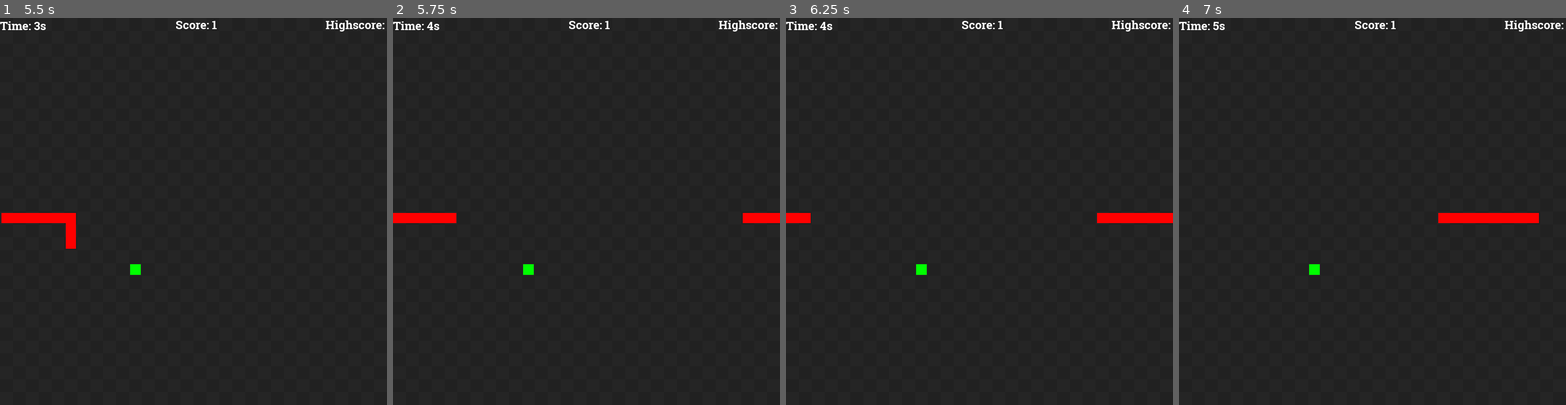
Above: before the commit, frames 1-4 (left to right).
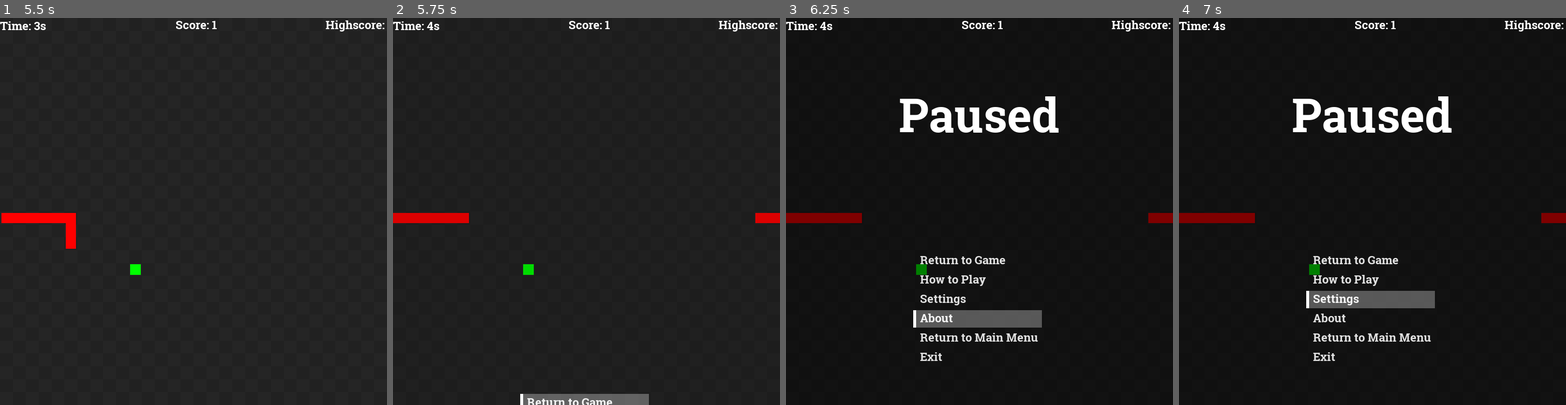
Above: after the commit, the same moments.

Repository: vesk4000/Godol-Snake
Game: Godot game, scene res://Level.tscn
The game is run twice, just before and just after one commit, with the same random seed, the same clock (stepped at 60 frames per second) and the same inputs.
Inputs (mouse positions are in pixels of both pictures, inside the frame that each line leads up to):
- Up to frame 1 (5.5 s): click "How to Play" at 0.5 s; click "Play" at 1.25 s; move the mouse to (278, 192) at 2.02 s; hold Right (ui_right) 2.03-2.78 s; hold Shift (sprint) 2.03-2.78 s; move the mouse to (116, 230) at 2.77 s; hold Down (ui_down) 2.78-3.53 s; tap Shift (sprint) at 2.85, 4.35 s; move the mouse to (232, 126) at 3.52 s; hold Right (ui_right) 3.53-4.28 s; hold Shift (sprint) 3.53-4.28 s; move the mouse to (174, 288) at 4.27 s; hold Up (ui_up) 4.28-5.03 s; move the mouse to (309, 269) at 5.02 s; hold Left (ui_left) from 5.03 s (still down); hold Shift (sprint) from 5.03 s (still down)
- Up to frame 2 (5.75 s): keep holding Left (ui_left); keep holding Shift (sprint); tap Escape (pause, bound only after the commit) at 5.65 s
- Up to frame 3 (6.25 s): release Left (ui_left) at 5.75 s; release Shift (sprint) at 5.75 s; click (979, 401) at 5.75 s, where only the run after the commit has a clickable "Return to Game"
- Up to frame 4 (7 s): click (1372, 300) at 6.5 s, where only the run after the commit has a clickable "Settings"

Frame 1 is identical in both runs. In frame 2, 1.8% of the frame differs, in the area x 0-100%, y 50-100%; in frame 3, 5.2%; in frame 4, 5.6%, in the area x 0-100%, y 1-89%.

Commit message:
Added Pause Menu

Diff:
--- a/Godol' Snake/Global.gd
+++ b/Godol' Snake/Global.gd
@@ -5,6 +5,8 @@
 var tile_padding = 2
 
 var rng = RandomNumberGenerator.new()
+
+onready var SnakeHead = get_node("../Level/Node2D/SnakeHead")
 
 # Globalise screen_width and screen_height
 var screen_width = ProjectSettings.get_setting("display/window/size/width") \
@@ -23,6 +25,14 @@
 	OS.window_size = Vector2(OS.window_size.x, _new_value)
 func _get_screen_height():
 	return ProjectSettings.get_setting("display/window/size/height")
+
+const MenuPause = preload("res://UI/MenuPause.tscn")
+
+func _process(_delta):
+	if Input.is_action_just_pressed("pause") and SnakeHead.game_state != SnakeHead.GameStates.PAUSED:
+		SnakeHead.game_state = SnakeHead.GameStates.PAUSED
+		var menu_pause = MenuPause.instance()
+		get_parent().get_node("Level/GUI").add_child(menu_pause)
 
 
 func setup_rects(var _self):
--- a/Godol' Snake/UI/MainMenu.gd
+++ b/Godol' Snake/UI/MainMenu.gd
@@ -26,6 +26,7 @@
 
 func open_how_to_play():
 	var menu_how_to_play = MenuHowToPlay.instance()
+	menu_how_to_play.last_menu_path = filename
 	get_node("../").add_child(menu_how_to_play)
 	queue_free()
 
--- a/Godol' Snake/UI/MenuHowToPlay.gd
+++ b/Godol' Snake/UI/MenuHowToPlay.gd
@@ -2,6 +2,7 @@
 
 const PauseBackground = preload("res://UI/PauseBackground.tscn")
 var pause_background
+var last_menu_path
 
 
 func _ready():
@@ -17,8 +18,8 @@
 	pause_background.close()
 
 func close_menu():
-	var MainMenu = load("res://UI/MainMenu.tscn")
-	var main_menu = MainMenu.instance()
-	get_parent().add_child(main_menu)
-	main_menu.get_node("VBoxContainer/CenterContainer2/VBoxContainer/Button2").grab_focus()
+	var LastMenu = load(last_menu_path)
+	var last_menu = LastMenu.instance()
+	get_parent().add_child(last_menu)
+	#main_menu.get_node("VBoxContainer/CenterContainer2/VBoxContainer/Button2").grab_focus()
 	queue_free()
--- /dev/null
+++ b/Godol' Snake/UI/MenuPause.gd
@@ -0,0 +1,55 @@
+extends Control
+
+
+const PauseBackground = preload("res://UI/PauseBackground.tscn")
+const MenuHowToPlay = preload("res://UI/MenuHowToPlay.tscn")
+var pause_background
+var in_animation = false
+var run_after_close
+
+func _ready():
+	in_animation = true
+	Global.quick_tween($VBoxContainer, "rect_position",
+		Vector2(0, -600), Vector2(0, 0), 0.25, "end_animation", self)
+	Global.quick_tween($VBoxContainer, "rect_size",
+			Vector2(600, 1800), Vector2(600, 600), 0.25)
+	pause_background = PauseBackground.instance()
+	get_parent().add_child(pause_background)
+	get_parent().move_child(pause_background, self.get_index() - 1)
+
+func close(_run_after_close = ""):
+	if in_animation:
+		return
+	in_animation = true
+	run_after_close = _run_after_close
+	pause_background.close()
+	Global.quick_tween($VBoxContainer, "rect_position",
+			Vector2(0, 0), Vector2(0, -600), 0.25, "close_final", self)
+	Global.quick_tween($VBoxContainer, "rect_size",
+			Vector2(600, 600), Vector2(600, 1800), 0.25)
+
+func close_final():
+	call(run_after_close)
+	queue_free()
+
+func end_animation():
+	in_animation = false
+
+func _process(delta):
+	if Input.is_action_just_pressed("pause"):
+		close("return_to_game_final")
+
+func return_to_game_final():
+	Global.SnakeHead.game_state = Global.SnakeHead.GameStates.RUNNING
+
+func _on_Button_pressed():
+	close("return_to_game_final")
+
+
+func _on_Button2_pressed():
+	close("open_how_to_play")
+
+func open_how_to_play():
+	var menu_how_to_play = MenuHowToPlay.instance()
+	menu_how_to_play.last_menu_path = filename
+	get_node("../").add_child(menu_how_to_play)
--- /dev/null
+++ b/Godol' Snake/UI/MenuPause.tscn
@@ -0,0 +1,85 @@
+[gd_scene load_steps=4 format=2]
+
+[ext_resource path="res://UI/Fonts/TitleFont.tres" type="DynamicFont" id=1]
+[ext_resource path="res://UI/MenuButton.tscn" type="PackedScene" id=2]
+[ext_resource path="res://UI/MenuPause.gd" type="Script" id=3]
+
+[node name="MenuPause" type="Control"]
+anchor_right = 1.0
+anchor_bottom = 1.0
+script = ExtResource( 3 )
+__meta__ = {
+"_edit_use_anchors_": false
+}
+
+[node name="VBoxContainer" type="VBoxContainer" parent="."]
+margin_right = 600.0
+margin_bottom = 600.0
+__meta__ = {
+"_edit_use_anchors_": false
+}
+
+[node name="CenterContainer" type="CenterContainer" parent="VBoxContainer"]
+margin_right = 600.0
+margin_bottom = 298.0
+size_flags_horizontal = 3
+size_flags_vertical = 3
+
+[node name="Label" type="Label" parent="VBoxContainer/CenterContainer"]
+margin_left = 175.0
+margin_top = 101.0
+margin_right = 425.0
+margin_bottom = 197.0
+custom_fonts/font = ExtResource( 1 )
+text = "Paused"
+
+[node name="CenterContainer2" type="CenterContainer" parent="VBoxContainer"]
+margin_top = 302.0
+margin_right = 600.0
+margin_bottom = 600.0
+size_flags_horizontal = 3
+size_flags_vertical = 3
+
+[node name="VBoxContainer" type="VBoxContainer" parent="VBoxContainer/CenterContainer2"]
+margin_left = 203.0
+margin_top = 61.0
+margin_right = 396.0
+margin_bottom = 237.0
+
+[node name="Button" parent="VBoxContainer/CenterContainer2/VBoxContainer" instance=ExtResource( 2 )]
+margin_right = 193.0
+margin_bottom = 26.0
+text = "Return to Game"
+default_for_focus = true
+
+[node name="Button2" parent="VBoxContainer/CenterContainer2/VBoxContainer" instance=ExtResource( 2 )]
+margin_top = 30.0
+margin_right = 193.0
+margin_bottom = 56.0
+text = "How to Play"
+
+[node name="Button3" parent="VBoxContainer/CenterContainer2/VBoxContainer" instance=ExtResource( 2 )]
+margin_top = 60.0
+margin_right = 193.0
+margin_bottom = 86.0
+text = "Settings"
+
+[node name="Button4" parent="VBoxContainer/CenterContainer2/VBoxContainer" instance=ExtResource( 2 )]
+margin_top = 90.0
+margin_right = 193.0
+margin_bottom = 116.0
+text = "About"
+
+[node name="Button5" parent="VBoxContainer/CenterContainer2/VBoxContainer" instance=ExtResource( 2 )]
+margin_top = 120.0
+margin_right = 193.0
+margin_bottom = 146.0
+text = "Return to Main Menu"
+
+[node name="Button6" parent="VBoxContainer/CenterContainer2/VBoxContainer" instance=ExtResource( 2 )]
+margin_top = 150.0
+margin_right = 193.0
+margin_bottom = 176.0
+text = "Exit"
+[connection signal="pressed" from="VBoxContainer/CenterContainer2/VBoxContainer/Button" to="." method="_on_Button_pressed"]
+[connection signal="pressed" from="VBoxContainer/CenterContainer2/VBoxContainer/Button2" to="." method="_on_Button2_pressed"]
--- a/Godol' Snake/project.godot
+++ b/Godol' Snake/project.godot
@@ -41,9 +41,43 @@
 
 [input]
 
+ui_left={
+"deadzone": 0.5,
+"events": [ Object(InputEventKey,"resource_local_to_scene":false,"resource_name":"","device":0,"alt":false,"shift":false,"control":false,"meta":false,"command":false,"pressed":false,"scancode":16777231,"unicode":0,"echo":false,"script":null)
+, Object(InputEventJoypadButton,"resource_local_to_scene":false,"resource_name":"","device":0,"button_index":14,"pressure":0.0,"pressed":false,"script":null)
+, Object(InputEventKey,"resource_local_to_scene":false,"resource_name":"","device":0,"alt":false,"shift":false,"control":false,"meta":false,"command":false,"pressed":false,"scancode":65,"unicode":0,"echo":false,"script":null)
+ ]
+}
+ui_right={
+"deadzone": 0.5,
+"events": [ Object(InputEventKey,"resource_local_to_scene":false,"resource_name":"","device":0,"alt":false,"shift":false,"control":false,"meta":false,"command":false,"pressed":false,"scancode":16777233,"unicode":0,"echo":false,"script":null)
+, Object(InputEventJoypadButton,"resource_local_to_scene":false,"resource_name":"","device":0,"button_index":15,"pressure":0.0,"pressed":false,"script":null)
+, Object(InputEventKey,"resource_local_to_scene":false,"resource_name":"","device":0,"alt":false,"shift":false,"control":false,"meta":false,"command":false,"pressed":false,"scancode":68,"unicode":0,"echo":false,"script":null)
+ ]
+}
+ui_up={
+"deadzone": 0.5,
+"events": [ Object(InputEventKey,"resource_local_to_scene":false,"resource_name":"","device":0,"alt":false,"shift":false,"control":false,"meta":false,"command":false,"pressed":false,"scancode":16777232,"unicode":0,"echo":false,"script":null)
+, Object(InputEventJoypadButton,"resource_local_to_scene":false,"resource_name":"","device":0,"button_index":12,"pressure":0.0,"pressed":false,"script":null)
+, Object(InputEventKey,"resource_local_to_scene":false,"resource_name":"","device":0,"alt":false,"shift":false,"control":false,"meta":false,"command":false,"pressed":false,"scancode":87,"unicode":0,"echo":false,"script":null)
+ ]
+}
+ui_down={
+"deadzone": 0.5,
+"events": [ Object(InputEventKey,"resource_local_to_scene":false,"resource_name":"","device":0,"alt":false,"shift":false,"control":false,"meta":false,"command":false,"pressed":false,"scancode":16777234,"unicode":0,"echo":false,"script":null)
+, Object(InputEventJoypadButton,"resource_local_to_scene":false,"resource_name":"","device":0,"button_index":13,"pressure":0.0,"pressed":false,"script":null)
+, Object(InputEventKey,"resource_local_to_scene":false,"resource_name":"","device":0,"alt":false,"shift":false,"control":false,"meta":false,"command":false,"pressed":false,"scancode":83,"unicode":0,"echo":false,"script":null)
+ ]
+}
 sprint={
 "deadzone": 0.5,
 "events": [ Object(InputEventKey,"resource_local_to_scene":false,"resource_name":"","device":0,"alt":false,"shift":false,"control":false,"meta":false,"command":false,"pressed":false,"scancode":16777237,"unicode":0,"echo":false,"script":null)
+ ]
+}
+pause={
+"deadzone": 0.5,
+"events": [ Object(InputEventKey,"resource_local_to_scene":false,"resource_name":"","device":0,"alt":false,"shift":false,"control":false,"meta":false,"command":false,"pressed":false,"scancode":16777217,"unicode":0,"echo":false,"script":null)
+, Object(InputEventKey,"resource_local_to_scene":false,"resource_name":"","device":0,"alt":false,"shift":false,"control":false,"meta":false,"command":false,"pressed":false,"scancode":80,"unicode":0,"echo":false,"script":null)
  ]
 }
 
